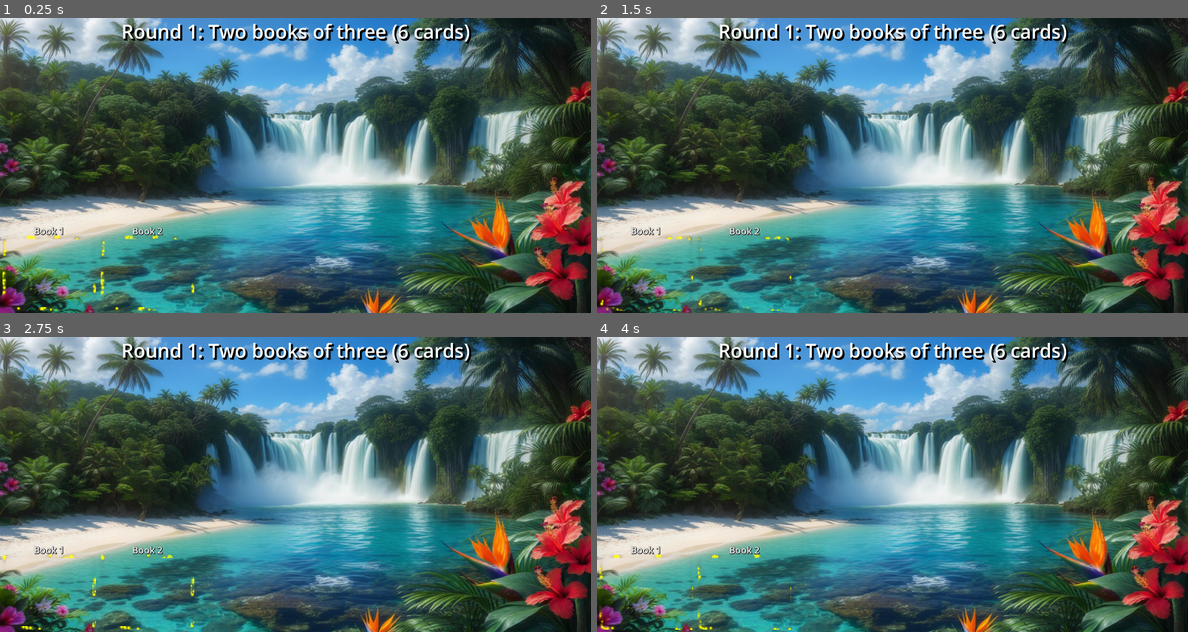
Above: before the commit, frames 1-4 (two rows, left to right).
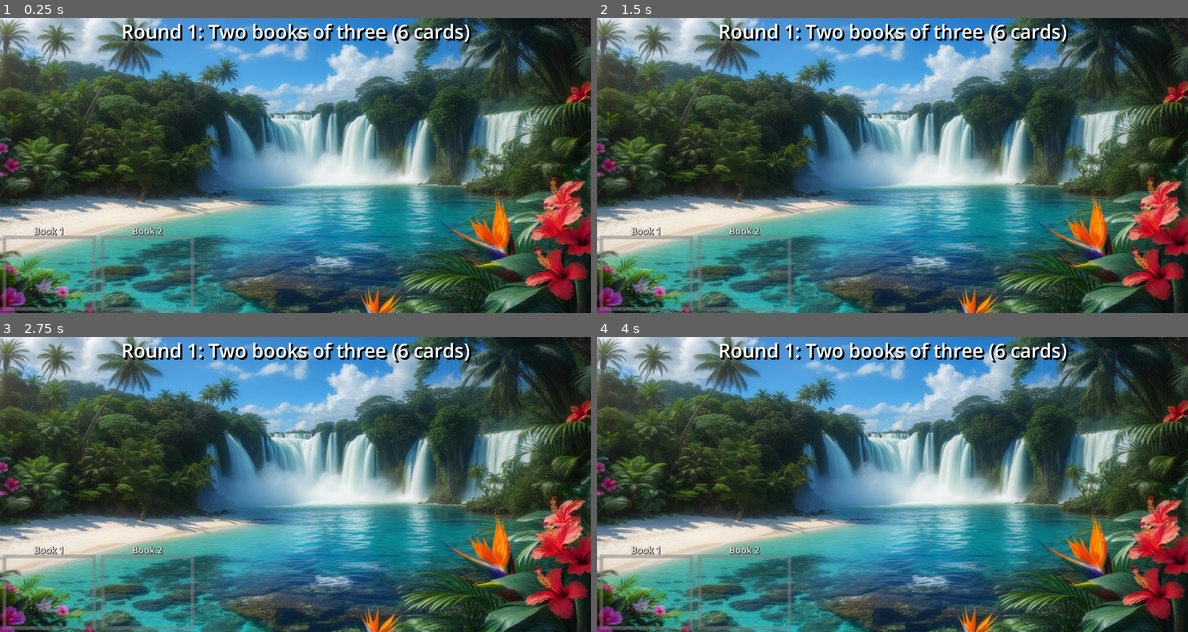
Above: after the commit, the same moments.

Repository: gmlewis/godot-liverpool-rummy
Game: Godot game, scene res://rounds/round_1.tscn
Two runs of this game, one before a commit and one after it. Both use one fixed random seed, a clock stepped at 60 frames per second and the inputs below. This scene is started directly instead of the project's main scene.
Inputs (mouse positions are in pixels of both pictures, inside the frame that each line leads up to):
- Up to frame 1 (0.25 s): no input
- Up to frame 2 (1.5 s): move the mouse to (1022, 150) at 0.52 s; click (1022, 150) at 0.67 s; drag from (774, 180) to (862, 224) at 1.27 s
- Up to frame 3 (2.75 s): move the mouse to (354, 419) at 2.02 s; click (354, 419) at 2.17 s
- Up to frame 4 (4 s): drag from (862, 543) to (715, 440) at 2.77 s; move the mouse to (1069, 528) at 3.52 s; click (1069, 528) at 3.67 s

The runs differ from the first frame. In frame 1, 1.2% of the frame differs, in the area x 0-33%, y 73-100%; in frame 2, 1.2%; in frame 3, 1.2%; in frame 4, 1.2%.

Commit message:
Revert to fuzzy shader
Signed-off-by: Glenn Lewis <6598971+gmlewis@users.noreply.github.com>

Diff:
--- a/rounds/round_1.tscn
+++ b/rounds/round_1.tscn
@@ -1,15 +1,12 @@
 [gd_scene load_steps=4 format=3 uid="uid://dd0vu47oxmnsf"]
 
 [ext_resource type="Texture2D" uid="uid://fhwna4tyu5om" path="res://backgrounds/dc70a2a7-4b6d-405d-8335-fb80d6e62311.jpeg" id="1_xf23r"]
-[ext_resource type="Shader" uid="uid://dhkculqwul0h3" path="res://shaders/sparklerect.gdshader" id="2_1ihhj"]
+[ext_resource type="Shader" uid="uid://dj1sits4mc06j" path="res://shaders/fuzzyrect.gdshader" id="2_1ihhj"]
 
 [sub_resource type="ShaderMaterial" id="ShaderMaterial_1ihhj"]
 shader = ExtResource("2_1ihhj")
 shader_parameter/border_width = 10.0
-shader_parameter/sparkle_color = Color(1, 0.85, 0, 1)
-shader_parameter/animation_speed = 2.0
-shader_parameter/sparkle_count = 15.0
-shader_parameter/sparkle_intensity = 2.0
+shader_parameter/border_color = Color(0.5, 0.5, 0.5, 0.5)
 
 [node name="Round1" type="Control"]
 layout_mode = 3
